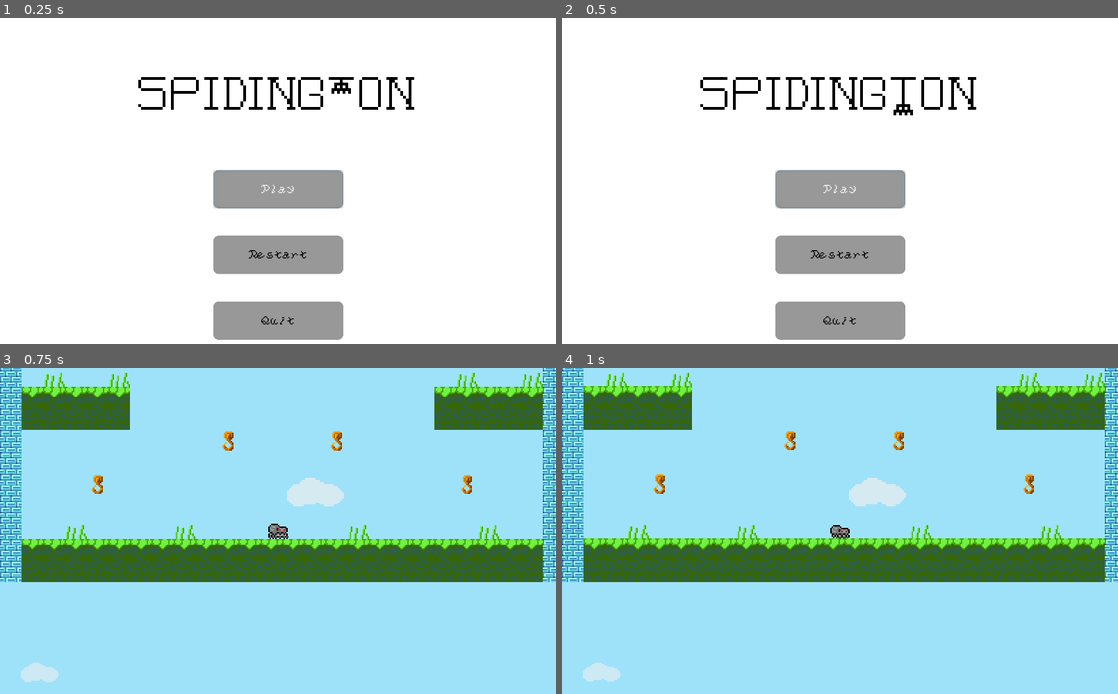
Above: before the commit, frames 1-4 (two rows, left to right).
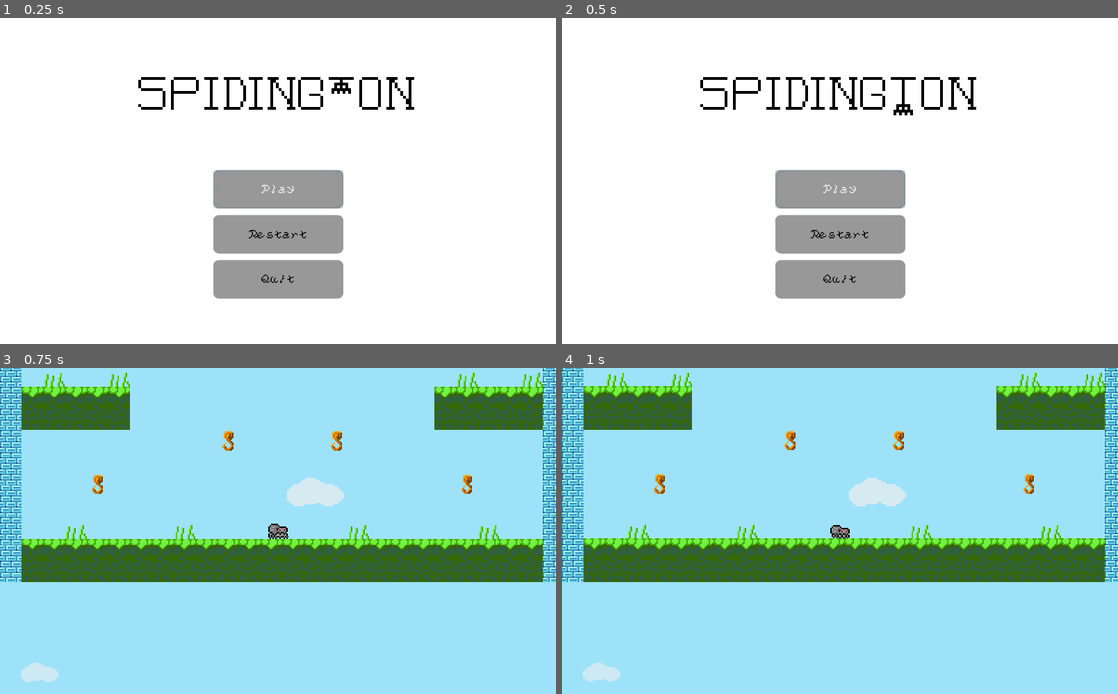
Above: after the commit, the same moments.

Repository: Tusentio/Spidington
Game: Godot game, scene res://Scenes/Menu/Menu.tscn
Same seed, same stepped clock (60 frames per second), same inputs: the game is played once before the commit and once after it.
Inputs:
- Up to frame 1 (0.25 s): no input
- Up to frame 2 (0.5 s): no input
- Up to frame 3 (0.75 s): click "Restart" at 0.5 s
- Up to frame 4 (1 s): no input

The runs differ from the first frame. In frame 1, 6.6% of the frame differs, in the area x 38-62%, y 60-99%; in frame 2, 6.6%; in frame 3, nothing differs; in frame 4, nothing differs.

Commit message:
Restart button connected

Diff:
--- a/Scenes/Game/Game.tscn
+++ b/Scenes/Game/Game.tscn
@@ -79,7 +79,7 @@
 texture = ExtResource( 5 )
 
 [node name="EndingArea" parent="." instance=ExtResource( 6 )]
-position = Vector2( 982, 1 )
+position = Vector2( 0.608704, -521.909 )
 
 [node name="Music" type="AudioStreamPlayer" parent="."]
 stream = ExtResource( 7 )
--- a/Scenes/Menu/Menu.tscn
+++ b/Scenes/Menu/Menu.tscn
@@ -14,6 +14,7 @@
 [ext_resource path="res://Logo/Spidingtonlogo6.png" type="Texture" id=12]
 [ext_resource path="res://Logo/Spidingtonlogo4.png" type="Texture" id=13]
 [ext_resource path="res://Logo/Spidingtonlogo5.png" type="Texture" id=14]
+[ext_resource path="res://Scenes/Menu/RestartButton.gd" type="Script" id=15]
 
 [sub_resource type="StyleBoxFlat" id=1]
 corner_radius_top_left = 10
@@ -73,11 +74,11 @@
 anchor_top = 0.5
 anchor_right = 0.5
 anchor_bottom = 0.5
-margin_left = -119.5
+margin_left = -119.0
 margin_top = -20.0
-margin_right = 119.5
-margin_bottom = 20.0
-custom_constants/separation = 51
+margin_right = 120.0
+margin_bottom = 216.0
+custom_constants/separation = 13
 __meta__ = {
 "_edit_use_anchors_": false
 }
@@ -99,26 +100,25 @@
 }
 
 [node name="RestartButton" type="Button" parent="ColorRect/ButtonContainer"]
-margin_top = 121.0
+margin_top = 83.0
 margin_right = 239.0
-margin_bottom = 191.0
+margin_bottom = 153.0
 rect_min_size = Vector2( 0, 70 )
-focus_neighbour_top = NodePath("../QuitButton")
 custom_styles/hover = SubResource( 1 )
 custom_styles/normal = SubResource( 2 )
 custom_fonts/font = ExtResource( 2 )
 custom_colors/font_color_disabled = Color( 0, 0, 0, 1 )
 custom_colors/font_color = Color( 0, 0, 0, 1 )
 text = "Restart"
-script = ExtResource( 4 )
+script = ExtResource( 15 )
 __meta__ = {
 "_edit_use_anchors_": false
 }
 
 [node name="QuitButton" type="Button" parent="ColorRect/ButtonContainer"]
-margin_top = 242.0
+margin_top = 166.0
 margin_right = 239.0
-margin_bottom = 312.0
+margin_bottom = 236.0
 rect_min_size = Vector2( 0, 70 )
 focus_neighbour_bottom = NodePath("../PlayButton")
 custom_styles/hover = SubResource( 1 )
@@ -137,6 +137,6 @@
 script = ExtResource( 11 )
 
 [connection signal="pressed" from="ColorRect/ButtonContainer/PlayButton" to="ColorRect/ButtonContainer/PlayButton" method="_on_PlayButton_pressed"]
-[connection signal="pressed" from="ColorRect/ButtonContainer/RestartButton" to="ColorRect/ButtonContainer/RestartButton" method="_on_PlayButton_pressed"]
+[connection signal="pressed" from="ColorRect/ButtonContainer/RestartButton" to="ColorRect/ButtonContainer/RestartButton" method="_on_RestartButton_pressed"]
 [connection signal="pressed" from="ColorRect/ButtonContainer/QuitButton" to="ColorRect/ButtonContainer/QuitButton" method="_on_QuitButton_pressed"]
 [connection signal="animation_finished" from="ColorRect/Logo" to="ColorRect/Logo" method="_on_Logo_animation_finished"]
--- /dev/null
+++ b/Scenes/Menu/RestartButton.gd
@@ -0,0 +1,5 @@
+extends Button
+
+func _on_RestartButton_pressed():
+	PlayerData.new().save()
+	get_tree().change_scene("res://Scenes/Game/Game.tscn")
Not shown: 1 places in Scenes/Menu/Menu.tscn that only renumber resources
